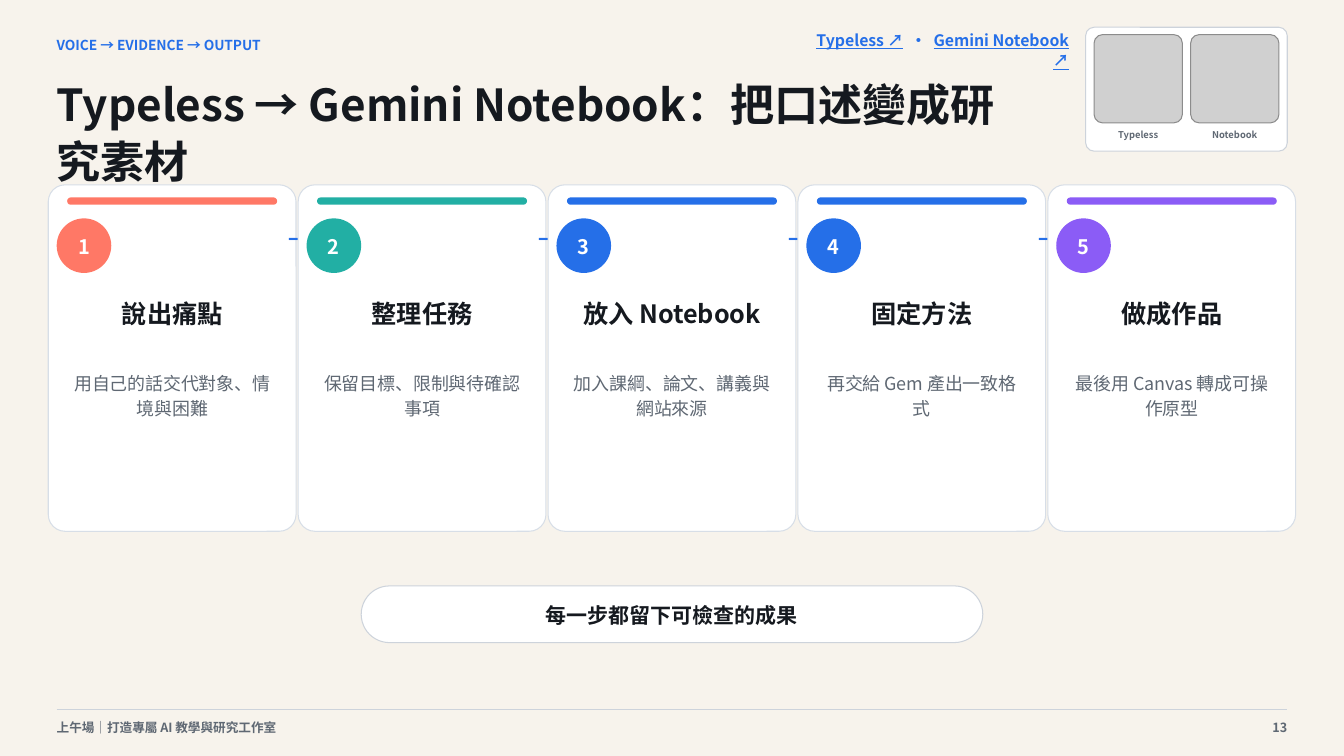
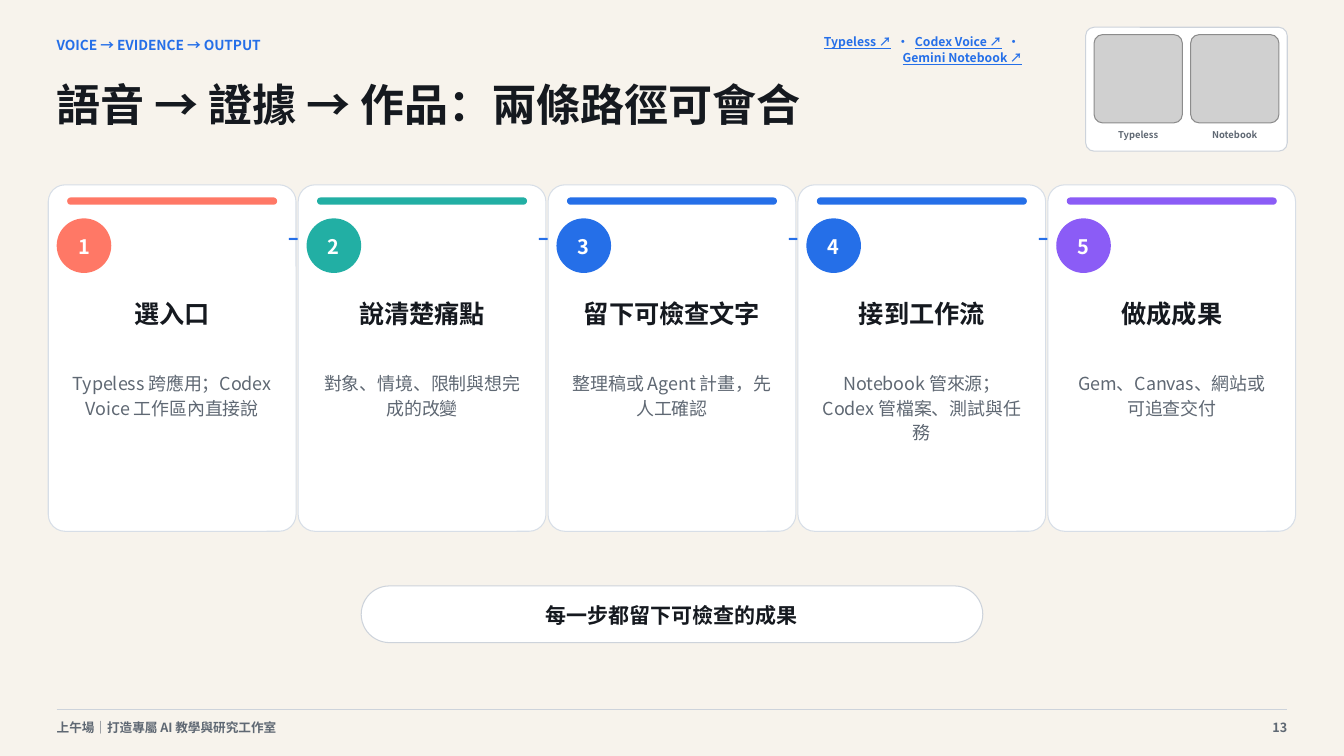
Before and after one commit to cagoooo/ncu-ai-agent-workshop-20260826, a slide deck: slide 13 of 01_簡報/上午場_打造專屬AI教學與研究工作室_20260826.pptx. Drawn at 1344x756 pixels with LibreOffice and Linux fonts; fonts in the diff are those of the drawing; grey boxes stand for pictures. Boxes give left, top, right and bottom in pixels: in the first picture for what was removed or moved away, otherwise in the second. Text is boxed around its words. In the diff, an @@ line names an element or a change of style, - is before the commit and + after.

Commit message:
🎙️ 加入 ChatGPT Codex 原生語音模式

```diff
--- a/01_簡報/上午場_打造專屬AI教學與研究工作室_20260826.pptx
+++ b/01_簡報/上午場_打造專屬AI教學與研究工作室_20260826.pptx
@@ text at (824,36,1007,65): text changed; size 11.2 to 8.7 pt @@
-Typeless ↗ · Gemini Notebook ↗
+Typeless ↗ · Codex Voice ↗ · Gemini Notebook ↗
@@ text at (57,83,801,125): text changed @@
-Typeless → Gemini Notebook：把口述變成研究素材
+語音 → 證據 → 作品：兩條路徑可會合
@@ text at (134,302,210,325): text changed @@
-說出痛點
+選入口
@@ text at (359,301,485,325): text changed @@
-整理任務
+說清楚痛點
@@ text at (584,301,760,326): text changed @@
-放入 Notebook
+留下可檢查文字
@@ text at (859,301,985,326): text changed @@
-固定方法
+接到工作流
@@ text at (1121,301,1222,326): text changed @@
-做成作品
+做成成果
@@ text at (73,375,272,417): text changed @@
-用自己的話交代對象、情境與困難
+Typeless 跨應用；Codex Voice 工作區內直接說
@@ text at (324,375,520,417): text changed @@
-保留目標、限制與待確認事項
+對象、情境、限制與想完成的改變
@@ text at (573,375,771,417): text changed @@
-加入課綱、論文、講義與網站來源
+整理稿或 Agent 計畫，先人工確認
@@ text at (823,375,1021,441): text changed @@
-再交給 Gem 產出一致格式
+Notebook 管來源；Codex 管檔案、測試與任務
@@ text at (1078,375,1265,417): text changed @@
-最後用 Canvas 轉成可操作原型
+Gem、Canvas、網站或可追查交付
```
Also in this commit, not shown: 3 other slides changed, 31 other files.
